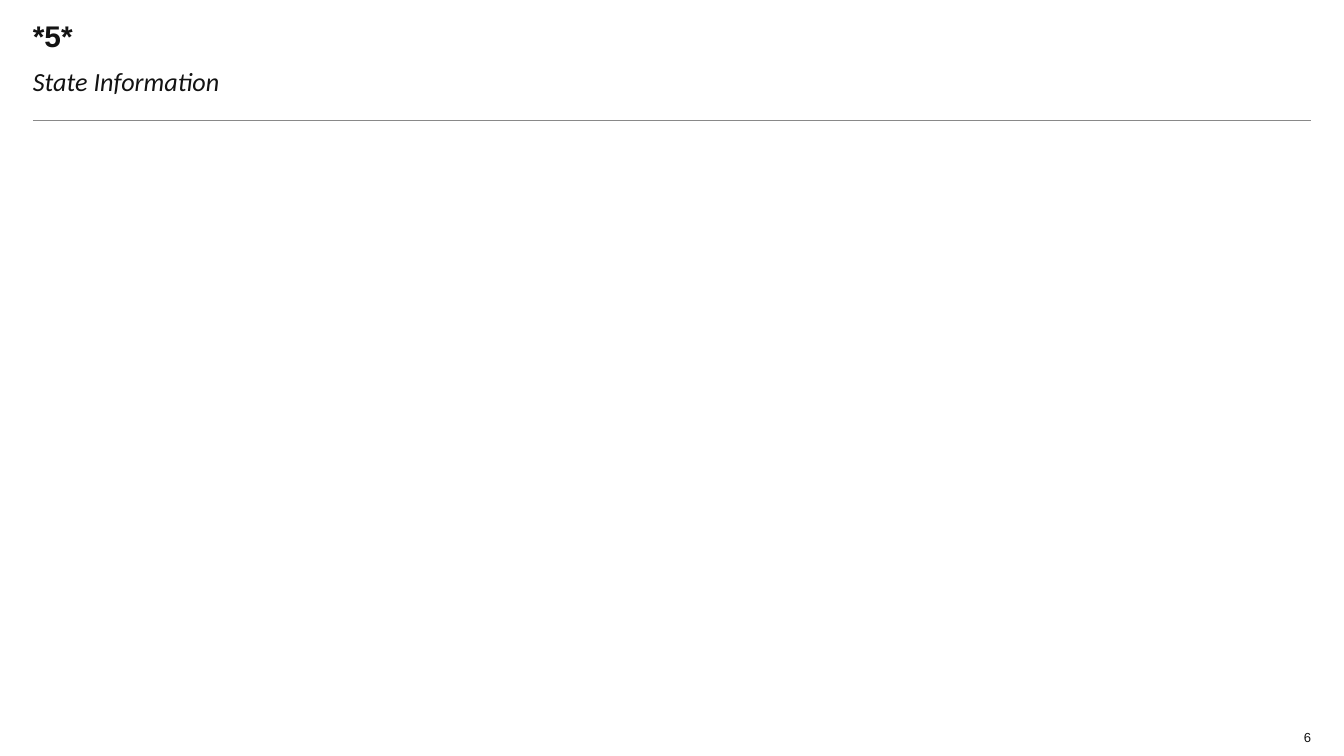
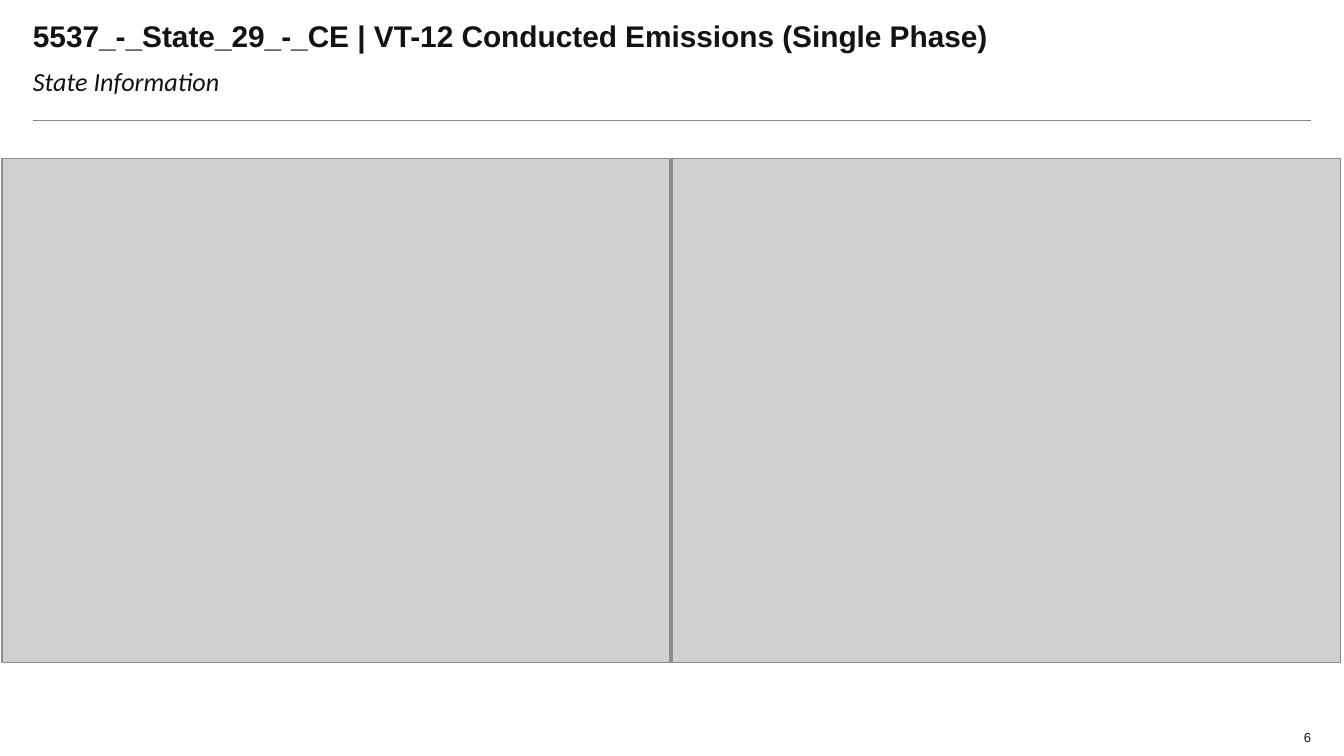
Before and after one commit to Laurapaws/graphGrabber, a slide deck: slide 6 of newDeck.pptx. Drawn at 1344x756 pixels with LibreOffice and Linux fonts; fonts in the diff are those of the drawing; grey boxes stand for pictures; background and template pictures are left out. Boxes give left, top, right and bottom in pixels: in the first picture for what was removed or moved away, otherwise in the second. Text is boxed around its words. In the diff, an @@ line names an element or a change of style, - is before the commit and + after.

```diff
--- a/newDeck.pptx
+++ b/newDeck.pptx
@@ title at (33, 25, 988, 52): text changed @@
-*5*
+5537_-_State_29_-_CE | VT-12 Conducted Emissions (Single Phase)
@@ picture added at (1, 159, 669, 663) @@
@@ picture added at (672, 159, 1340, 663) @@
```
Also in this commit, not shown: 8 other slides changed, 1 other file.
